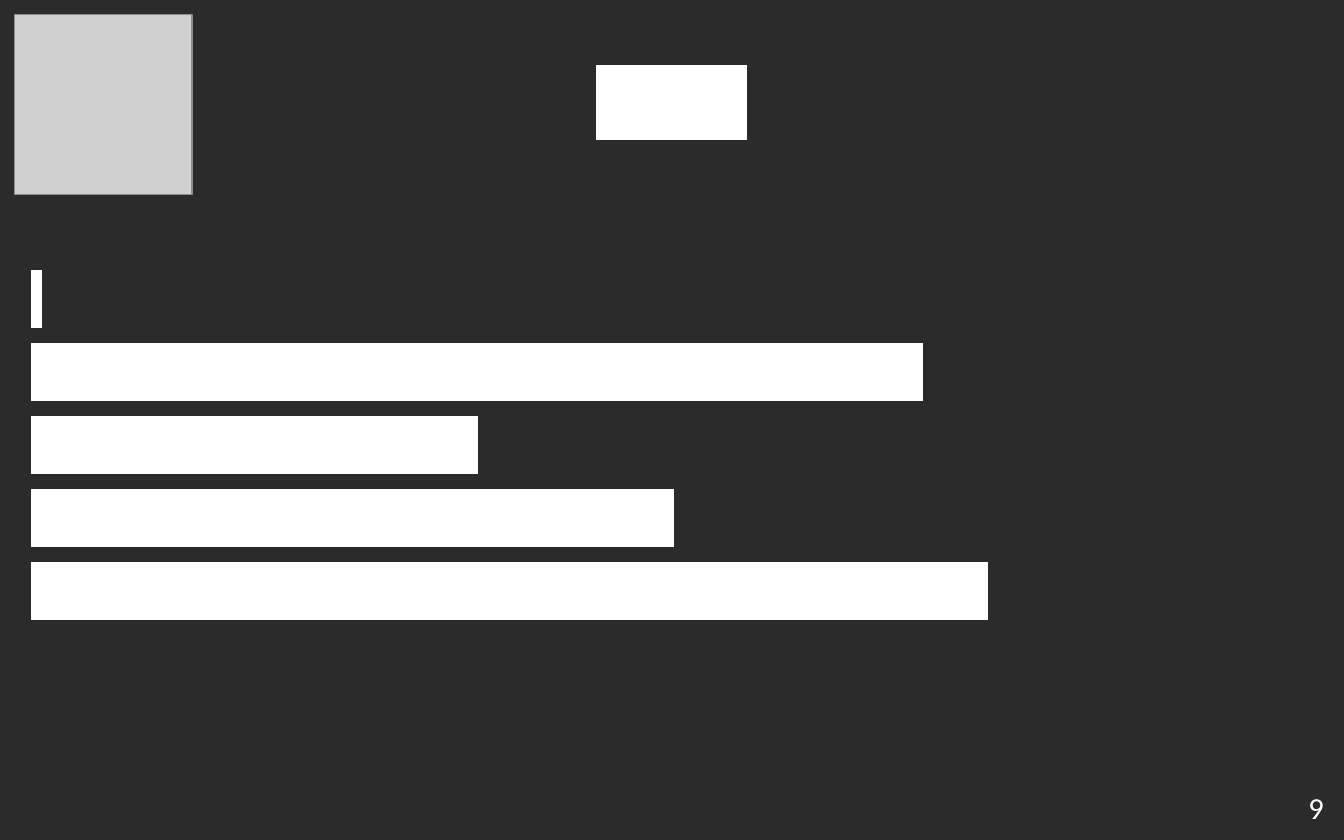
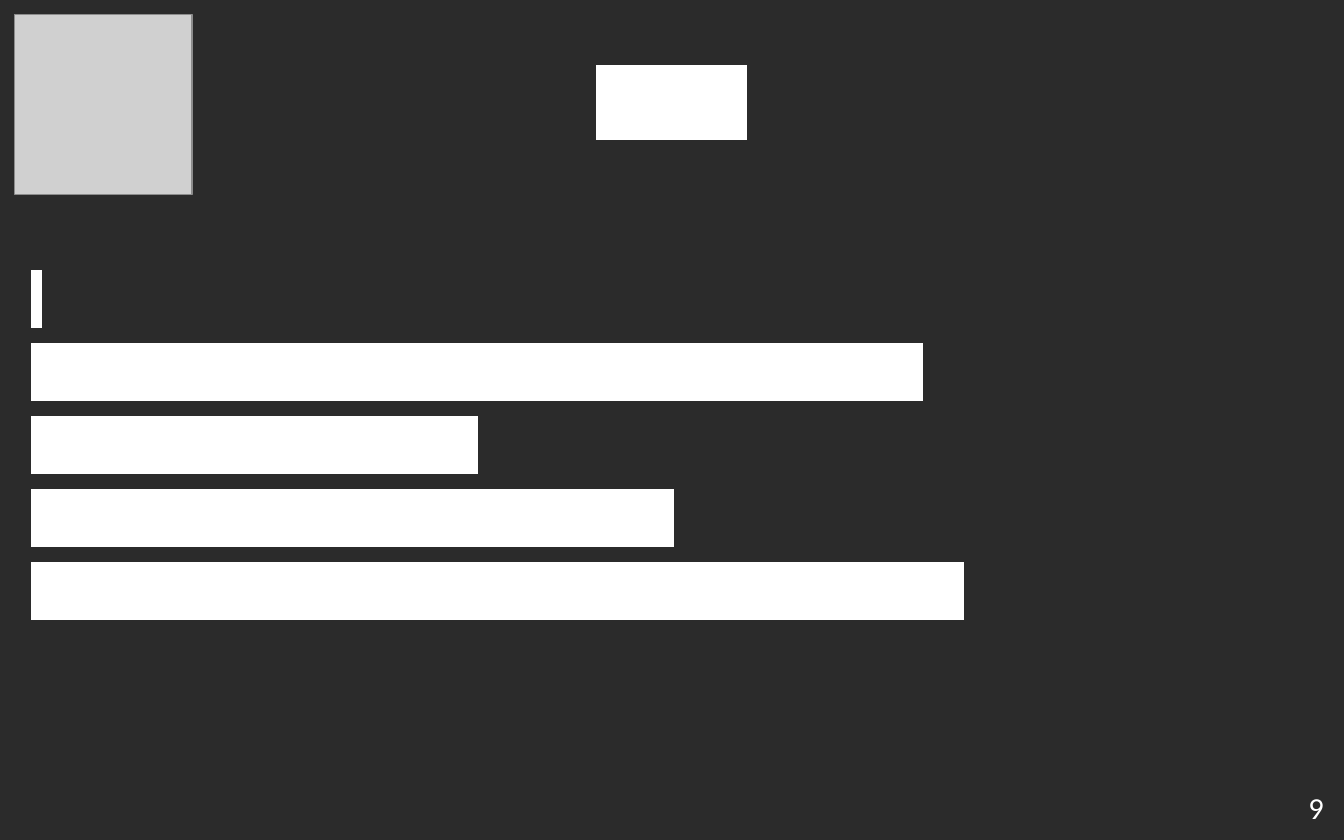
Before and after one commit to edri/EasyGoing, a slide deck: slide 10 of doc/other/presentation_finale/presentation_finale.odp. Drawn at 1344x840 pixels with LibreOffice and Linux fonts; fonts in the diff are those of the drawing; grey boxes stand for pictures; background and template pictures are left out; a plain dark background stands for a picture behind light text. Boxes give left, top, right and bottom in pixels: in the first picture for what was removed or moved away, otherwise in the second. Text is boxed around its words. In the diff, an @@ line names an element or a change of style, - is before the commit and + after.

Commit message:
Update final presentation.

```diff
--- a/doc/other/presentation_finale/presentation_finale.odp
+++ b/doc/other/presentation_finale/presentation_finale.odp
@@ text at bbox=[42, 562, 964, 620]: text changed @@
-● Notre but principale, l'ergonomie, a été respecté.
+● Notre but principal, l'ergonomie, a été respecté.
```
Also in this commit, not shown: 3 other slides changed, 1 other file.
